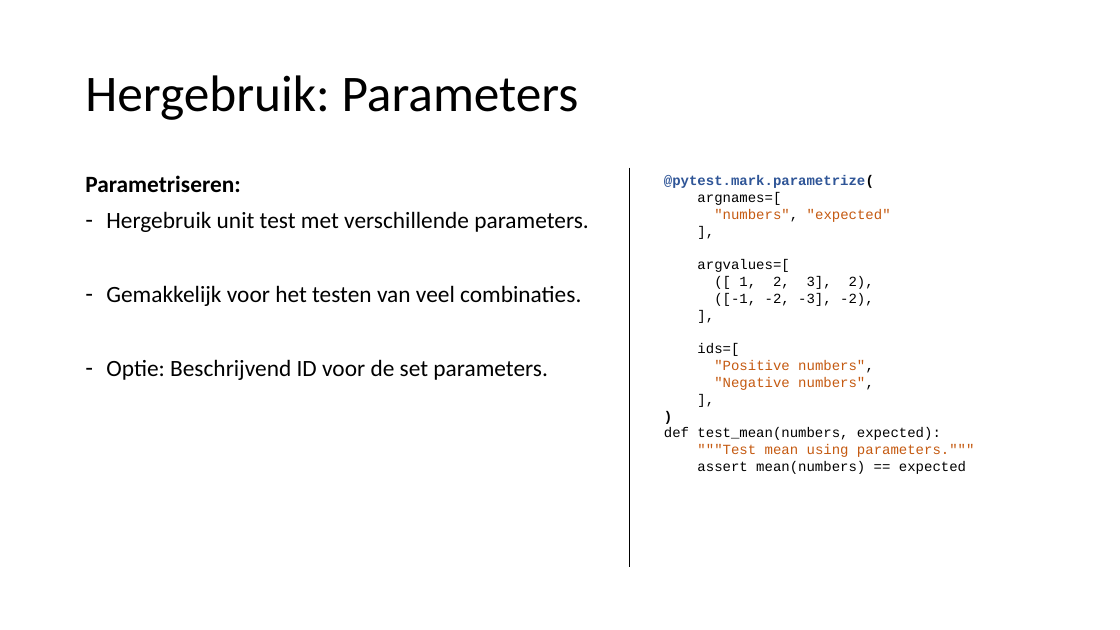
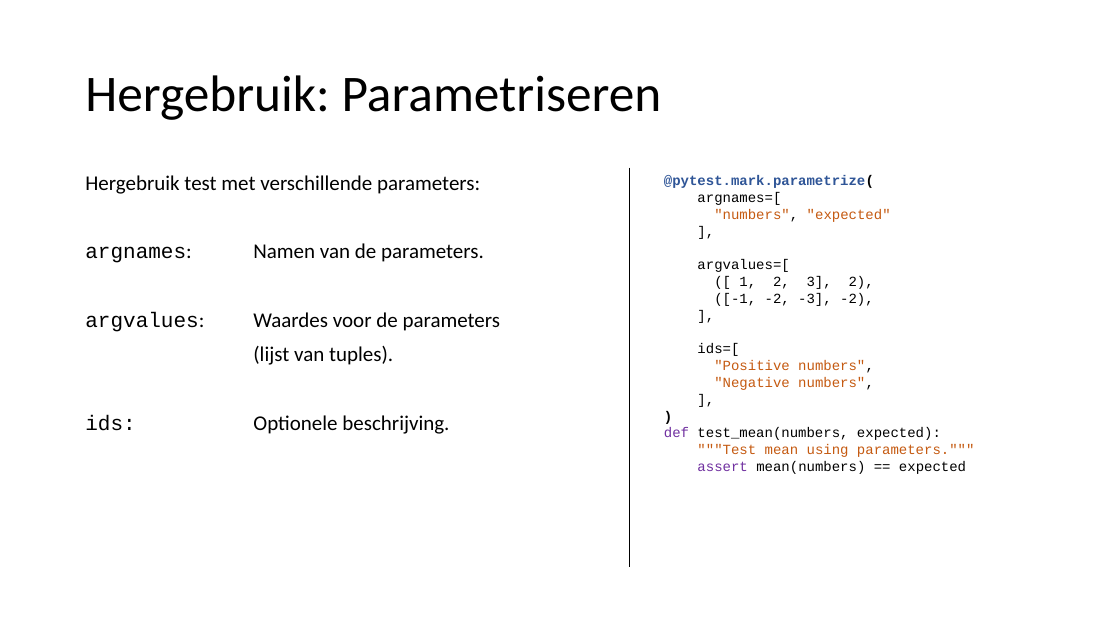
Before and after one commit to LFKoning/knowledge-sharing, a slide deck: slide 54 of python_course_4p/3_production_code/3_production_code.pptx. Drawn at 1120x630 pixels with LibreOffice and Linux fonts; fonts in the diff are those of the drawing. Boxes give left, top, right and bottom in pixels: in the first picture for what was removed or moved away, otherwise in the second. Text is boxed around its words. In the diff, an @@ line names an element or a change of style, - is before the commit and + after.

```diff
--- a/python_course_4p/3_production_code/3_production_code.pptx
+++ b/python_course_4p/3_production_code/3_production_code.pptx
@@ title at [85,75,662,120]: text changed @@
-Hergebruik: Parameters
+Hergebruik: Parametriseren
@@ text at [85,175,501,434]: text changed; size 20 to 18 pt @@
-Parametriseren:
-– Hergebruik unit test met verschillende parameters.
-– Gemakkelijk voor het testen van veel combinaties.
-– Optie: Beschrijvend ID voor de set parameters.
+Hergebruik test met verschillende parameters:
+argnames: Namen van de parameters.
+argvalues: Waardes voor de parameters
+(lijst van tuples).
+ids: Optionele beschrijving.
@@ text at [664,427,966,474]: text colour #000000 to #7030A0 in "def", "assert" @@
```
Also in this commit, not shown: 19 other slides changed, 19 other files.
